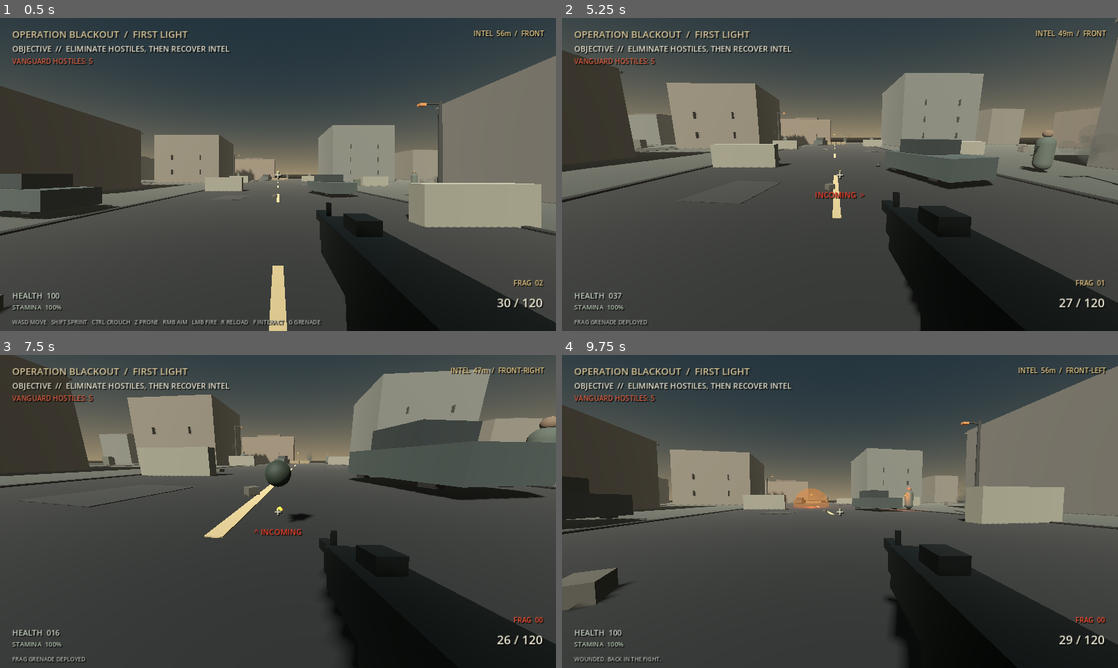
Above: before the commit, frames 1-4 (two rows, left to right).
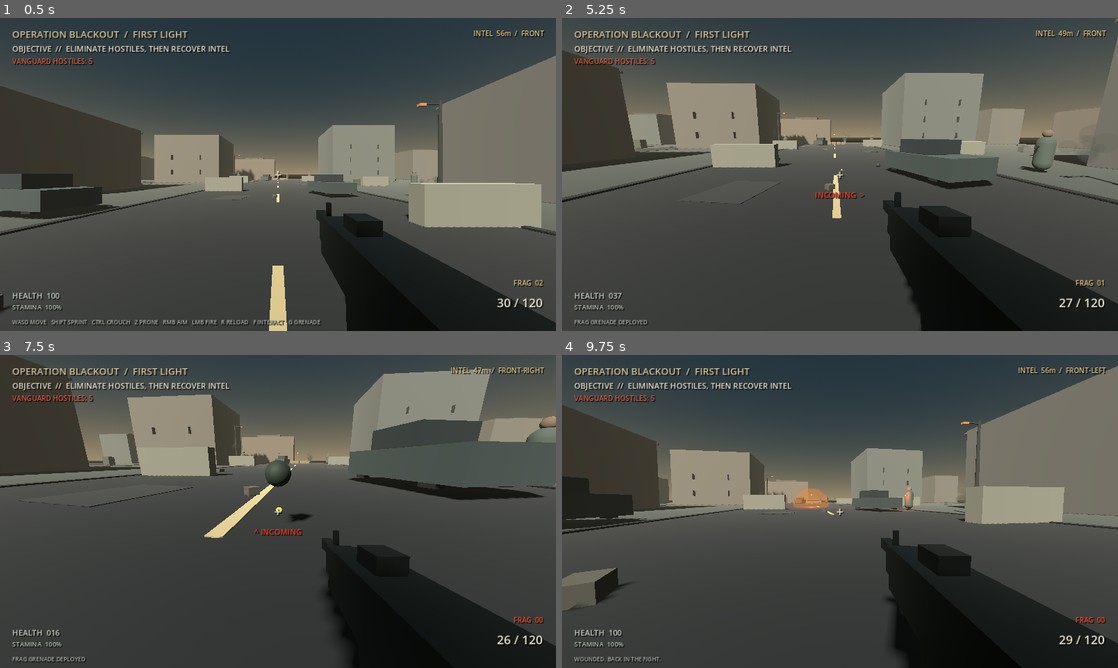
Above: after the commit, the same moments.

Repository: Liladizilla/operation-blackout
Game: Godot game, scene res://scenes/main.tscn
Two runs of this game, one before a commit and one after it. Both use one fixed random seed, a clock stepped at 60 frames per second and the inputs below.
Inputs (mouse positions are in pixels of both pictures, inside the frame that each line leads up to):
- Up to frame 1 (0.5 s): no input
- Up to frame 2 (5.25 s): tap Enter at 0.5 s; move the mouse to (867, 174) at 0.52 s; hold W (move_forward) from 0.53 s (still down); tap Ctrl (crouch) at 0.6, 4.35 s; click (867, 174) at 0.67 s; tap Space (jump) at 0.77, 1.52, 3.02, 3.77, 4.52 s; move the mouse to (812, 174) at 1.27 s; tap F (interact) at 1.35 s; move the mouse to (851, 168) at 2.02 s; tap Z (prone) at 2.1 s; move the mouse to (834, 180) at 2.77 s; tap Shift (sprint) at 2.85 s; click (834, 180) at 2.92 s; move the mouse to (878, 177) at 3.52 s; tap G (throw_grenade) at 3.6 s; move the mouse to (795, 171) at 4.27 s; move the mouse to (845, 174) at 5.02 s; hold F (interact) from 5.03 s (still down); click (845, 174) at 5.17 s
- Up to frame 3 (7.5 s): move the mouse to (255, 505) at 5.77 s; release W (move_forward) at 5.78 s; release F (interact) at 5.78 s; hold D (move_right) 5.78-6.53 s; tap Z (prone) at 5.85 s; tap Space (jump) at 6.02, 6.77 s; move the mouse to (305, 511) at 6.52 s; hold Shift (sprint) 6.53-7.28 s; hold W (move_forward) from 6.53 s (still down); move the mouse to (250, 511) at 7.27 s; tap G (throw_grenade) at 7.35 s; click (250, 511) at 7.42 s
- Up to frame 4 (9.75 s): tap Space (jump) at 7.52, 9.02 s; move the mouse to (851, 505) at 8.02 s; tap Ctrl (crouch) at 8.1 s; move the mouse to (834, 517) at 8.77 s; release W (move_forward) at 8.78 s; hold A (move_left) 8.78-9.53 s; tap F (interact) at 8.85 s; move the mouse to (878, 514) at 9.52 s; hold W (move_forward) from 9.53 s (still down); tap Z (prone) at 9.6 s; click (878, 514) at 9.67 s

Frame 1 is identical in both runs. In frame 2, 0.1% of the frame differs, in the area x 49-100%, y 48-100%; in frame 3, 0.2%; in frame 4, 0.2%, in the area x 49-100%, y 49-95%.

Commit message:
Vary weapon sound pitch slightly between shots

Diff:
--- a/scripts/player.gd
+++ b/scripts/player.gd
@@ -256,6 +256,7 @@
         _start_reload()
         return
     if is_instance_valid(weapon_audio):
+        weapon_audio.pitch_scale = randf_range(0.96, 1.04)
         weapon_audio.play()
     ammo -= 1
     fire_cooldown = 0.095
